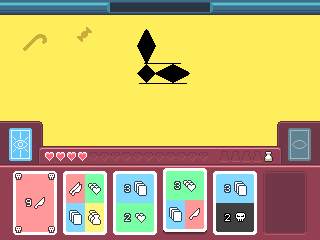
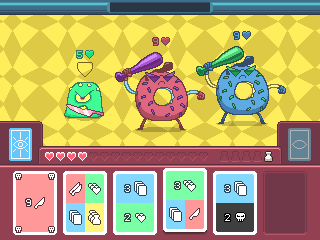
The second 320x240 image is a revision of the first. Changes to its layers:
renamed "Layer 14 copy 2" to "donut 2", showed it over [left=196, top=46, right=286, bottom=124]
renamed "Layer 14 copy" to "donut 1", showed it over [left=115, top=52, right=205, bottom=130]
added layer "Layer 1 copy 2" above "Layer 1 copy" over [left=233, top=31, right=251, bottom=40]
added layer "Layer 1 copy" above "Layer 1" over [left=152, top=37, right=170, bottom=46]
added layer "Layer 1" above "gumdrop" over [left=77, top=62, right=93, bottom=77]
added layer "gumdrop" above "shadows" over [left=64, top=50, right=104, bottom=118]
renamed "Layer 15" to "shadows", showed it, painted on it over [left=51, top=114, right=268, bottom=132]
renamed "Layer 16" to "pattern 0", painted on it over [left=0, top=15, right=320, bottom=146]
renamed "Layer 7" to "background", painted on it over [left=0, top=15, right=320, bottom=146]
